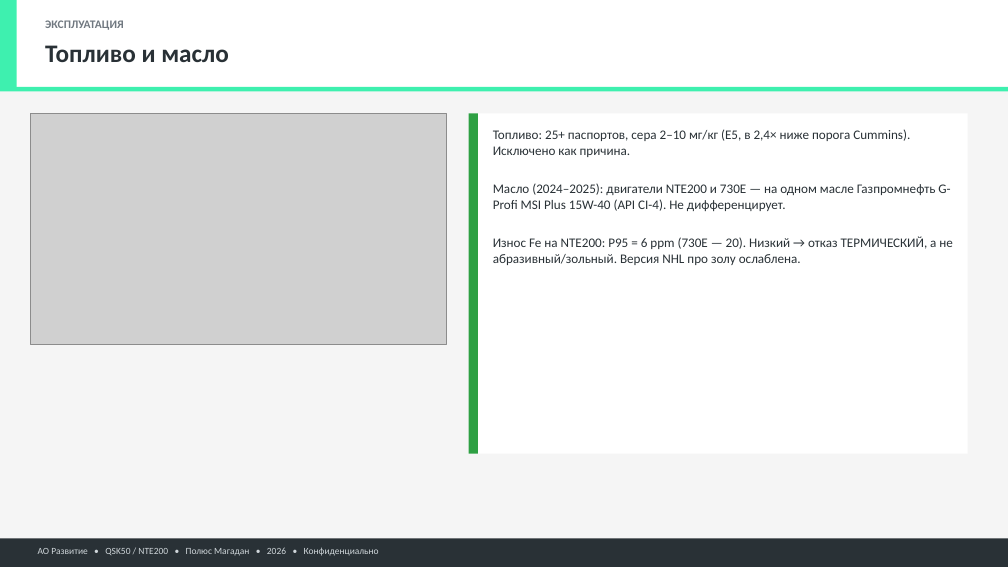
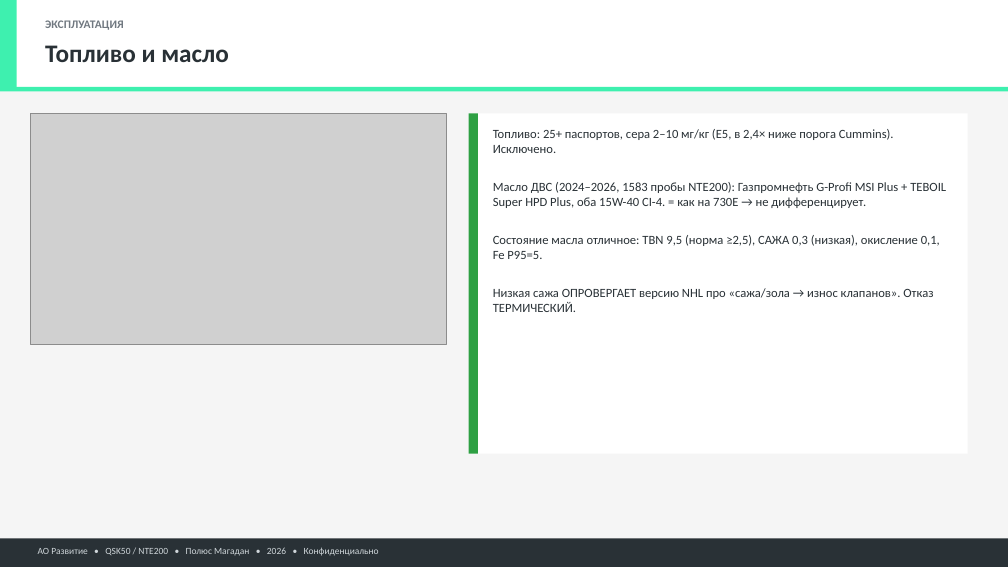
Before and after one commit to victorekuznetsov/NTE200, a slide deck: slide 8 of 05 Отчёты/Презентации/Отчёт_Развитие_NTE200_ГБЦ_QSK50.pptx. Drawn at 1008x567 pixels with LibreOffice and Linux fonts; fonts in the diff are those of the drawing; grey boxes stand for pictures. Boxes give left, top, right and bottom in pixels: in the first picture for what was removed or moved away, otherwise in the second. Text is boxed around its words. In the diff, an @@ line names an element or a change of style, - is before the commit and + after.

```diff
--- a/05 Отчёты/Презентации/Отчёт_Развитие_NTE200_ГБЦ_QSK50.pptx
+++ b/05 Отчёты/Презентации/Отчёт_Развитие_NTE200_ГБЦ_QSK50.pptx
@@ text at [493,129,946,312]: text changed; size 12.5 to 12 pt @@
-Топливо: 25+ паспортов, сера 2–10 мг/кг (Е5, в 2,4× ниже порога Cummins). Исключено как причина.
-Масло (2024–2025): двигатели NTE200 и 730E — на одном масле Газпромнефть G-Profi MSI Plus 15W-40 (API CI-4). Не дифференцирует.
-Износ Fe на NTE200: P95 = 6 ppm (730E — 20). Низкий → отказ ТЕРМИЧЕСКИЙ, а не абразивный/зольный. Версия NHL про золу ослаблена.
+Топливо: 25+ паспортов, сера 2–10 мг/кг (Е5, в 2,4× ниже порога Cummins). Исключено.
+Масло ДВС (2024–2026, 1583 пробы NTE200): Газпромнефть G-Profi MSI Plus + TEBOIL Super HPD Plus, оба 15W-40 CI-4. = как на 730E → не дифференцирует.
+Состояние масла отличное: TBN 9,5 (норма ≥2,5), САЖА 0,3 (низкая), окисление 0,1, Fe P95=5.
+Низкая сажа ОПРОВЕРГАЕТ версию NHL про «сажа/зола → износ клапанов». Отказ ТЕРМИЧЕСКИЙ.
```
Also in this commit, not shown: 8 other files.
